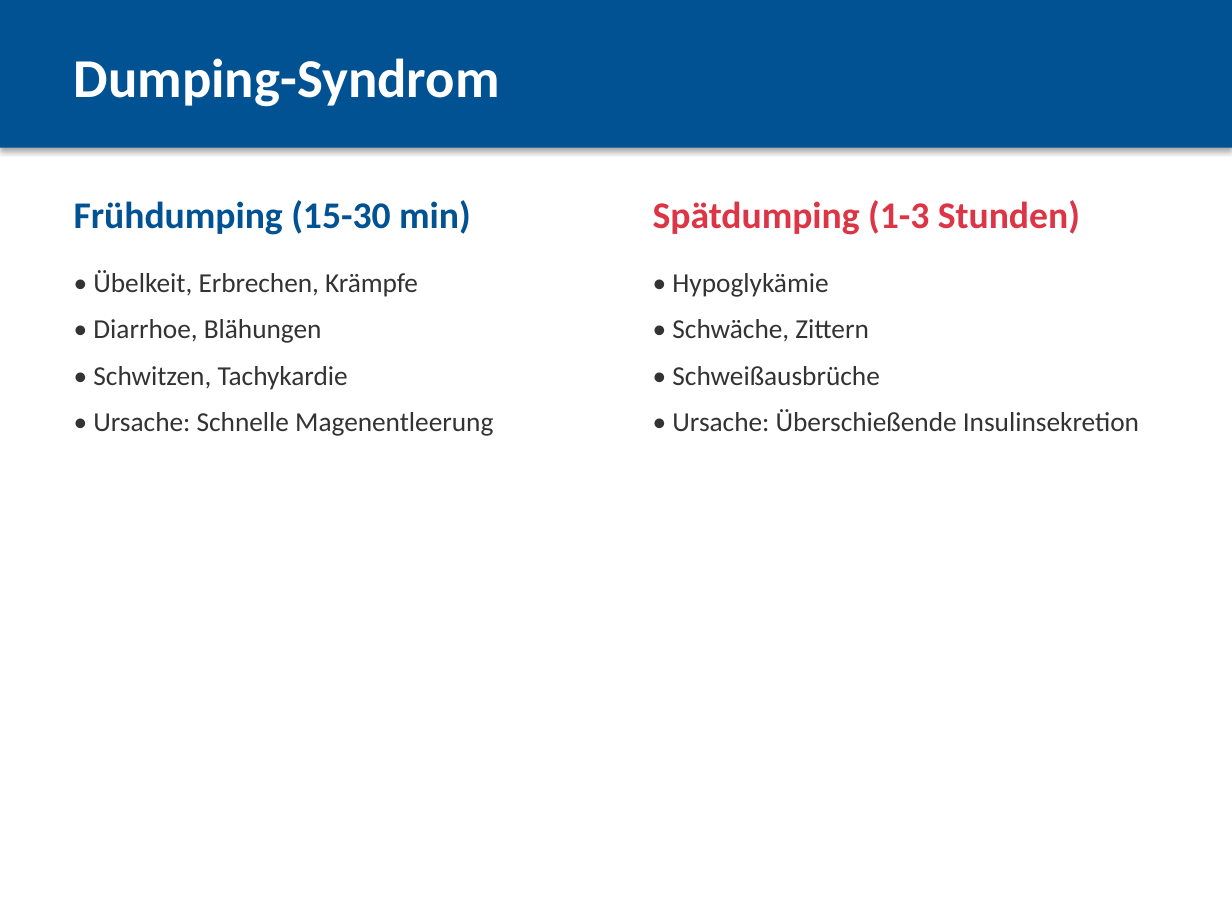
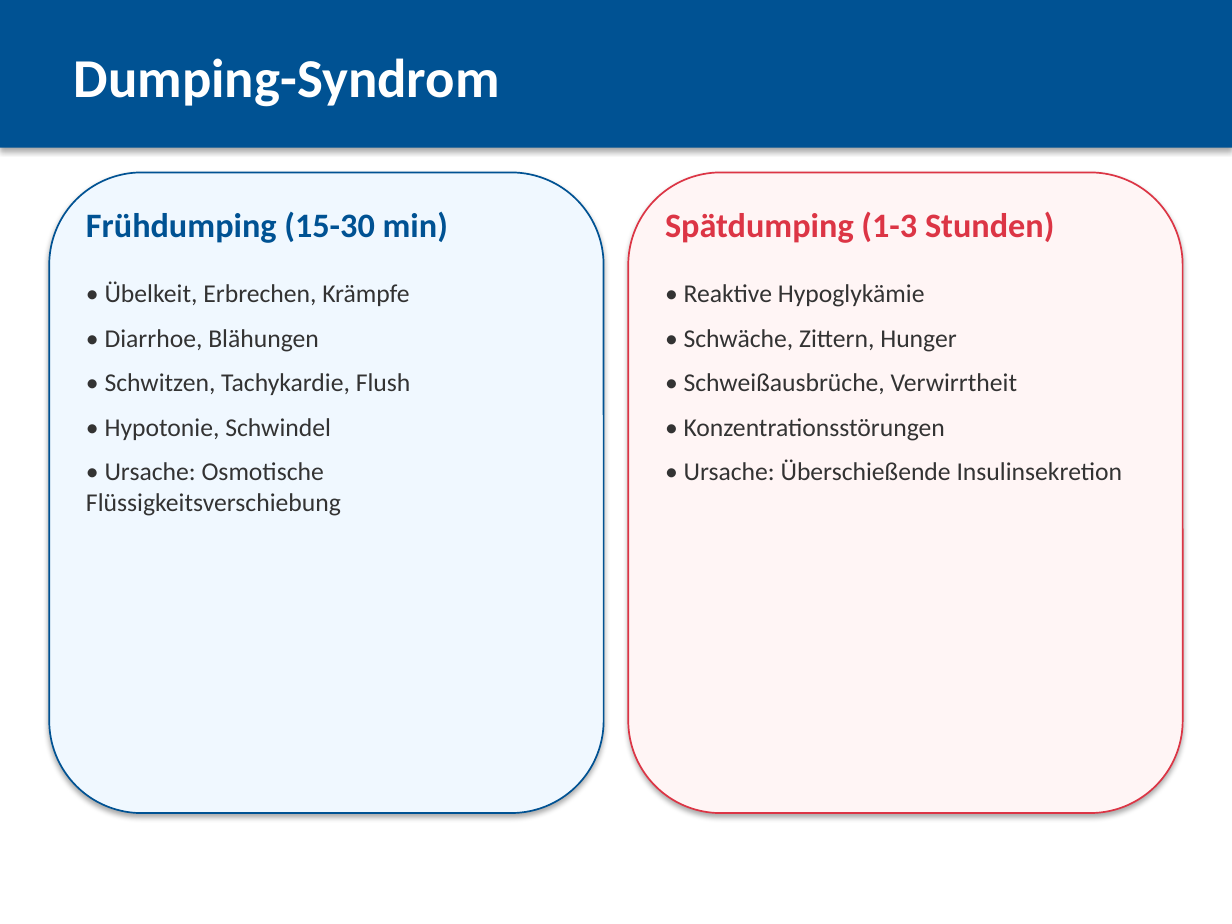
Before and after one commit to yawmanx/Codex-stuff, a slide deck: slide 12 of Komplikationen_Magenbypass.pptx (slide 11 before the commit). Drawn at 1232x924 pixels with LibreOffice and Linux fonts; fonts in the diff are those of the drawing. Boxes give left, top, right and bottom in pixels: in the first picture for what was removed or moved away, otherwise in the second. Text is boxed around its words. In the diff, an @@ line names an element or a change of style, - is before the commit and + after.

```diff
--- a/Komplikationen_Magenbypass.pptx
+++ b/Komplikationen_Magenbypass.pptx
@@ rounded rectangle added at bbox=[49, 172, 604, 813], fill #F0F8FF, outline #005293 1 pt @@
@@ rounded rectangle added at bbox=[628, 172, 1183, 813], fill #FFF5F5, outline #DC3545 1 pt @@
@@ text "Frühdumping (15-30 min)": place and size @@
-text "Frühdumping (15-30 min)" at bbox=[74, 200, 471, 235]
+text "Frühdumping (15-30 min)" at bbox=[86, 211, 448, 243]
@@ text "Frühdumping (15-30 min)" at bbox=[86, 211, 448, 243]: size 22 to 20 pt @@
@@ text "Spätdumping (1-3 Stunden)" at bbox=[665, 212, 1054, 243]: size 22 to 20 pt @@
@@ text "Spätdumping (1-3 Stunden)": place and size @@
-text "Spätdumping (1-3 Stunden)" at bbox=[653, 200, 1080, 235]
+text "Spätdumping (1-3 Stunden)" at bbox=[665, 212, 1054, 243]
@@ text "• Übelkeit, Erbrechen, Krämpfe": place and size @@
-text "• Übelkeit, Erbrechen, Krämpfe" at bbox=[93, 270, 493, 436]
+text "• Übelkeit, Erbrechen, Krämpfe" at bbox=[86, 281, 411, 516]
@@ text at bbox=[105, 281, 409, 352]: size 16 to 15 pt in "• Übelkeit, Erbrechen, Krämpfe", "• Diarrhoe, Blähungen" @@
@@ text "• Reaktive Hypoglykämie": place and size @@
-text "• Reaktive Hypoglykämie" at bbox=[672, 273, 1139, 431]
+text "• Reaktive Hypoglykämie" at bbox=[684, 284, 1123, 480]
@@ text at bbox=[684, 284, 1017, 441]: text changed; size 16 to 15 pt @@
-• Hypoglykämie
-• Schwäche, Zittern
-• Schweißausbrüche
+• Reaktive Hypoglykämie
+• Schwäche, Zittern, Hunger
+• Schweißausbrüche, Verwirrtheit
+• Konzentrationsstörungen
@@ text at bbox=[86, 373, 411, 516]: text changed; size 16 to 15 pt @@
-• Schwitzen, Tachykardie
-• Ursache: Schnelle Magenentleerung
+• Schwitzen, Tachykardie, Flush
+• Hypotonie, Schwindel
+• Ursache: Osmotische Flüssigkeitsverschiebung
@@ text at bbox=[684, 459, 1123, 480]: size 16 to 15 pt in "• Ursache: Überschießende Insulinsekretion" @@
```
Also in this commit, not shown: 20 other slides changed, 4 slides added, 3 slides removed, 1 other file.
